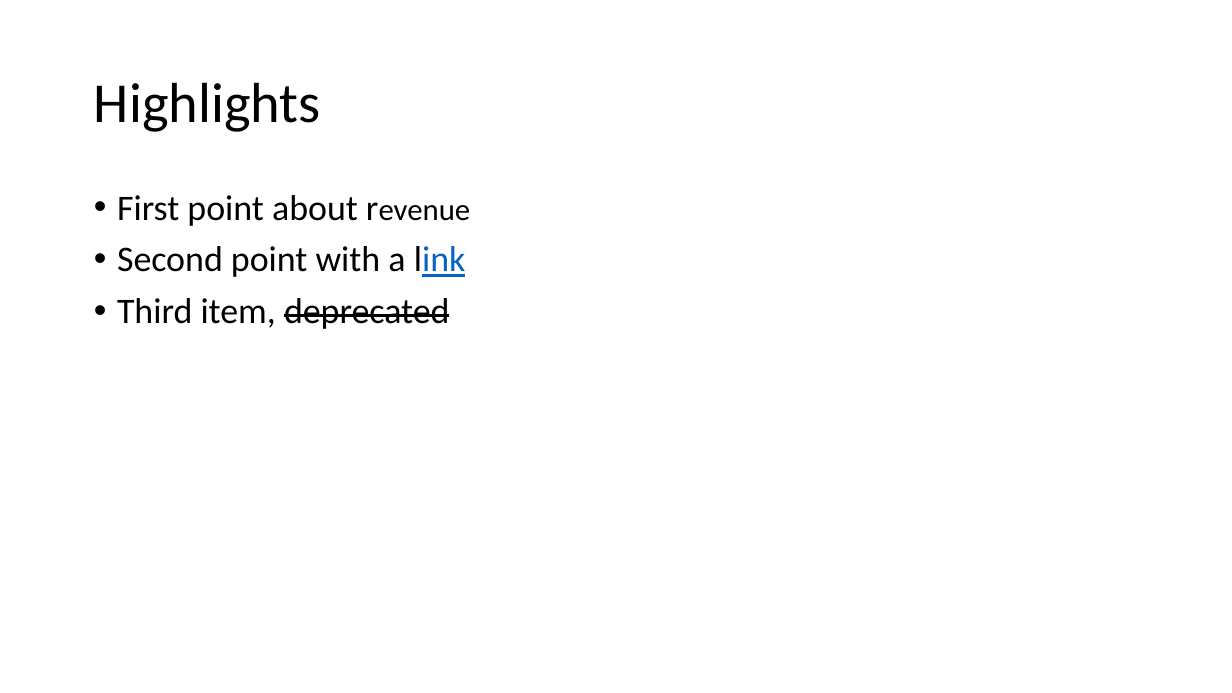
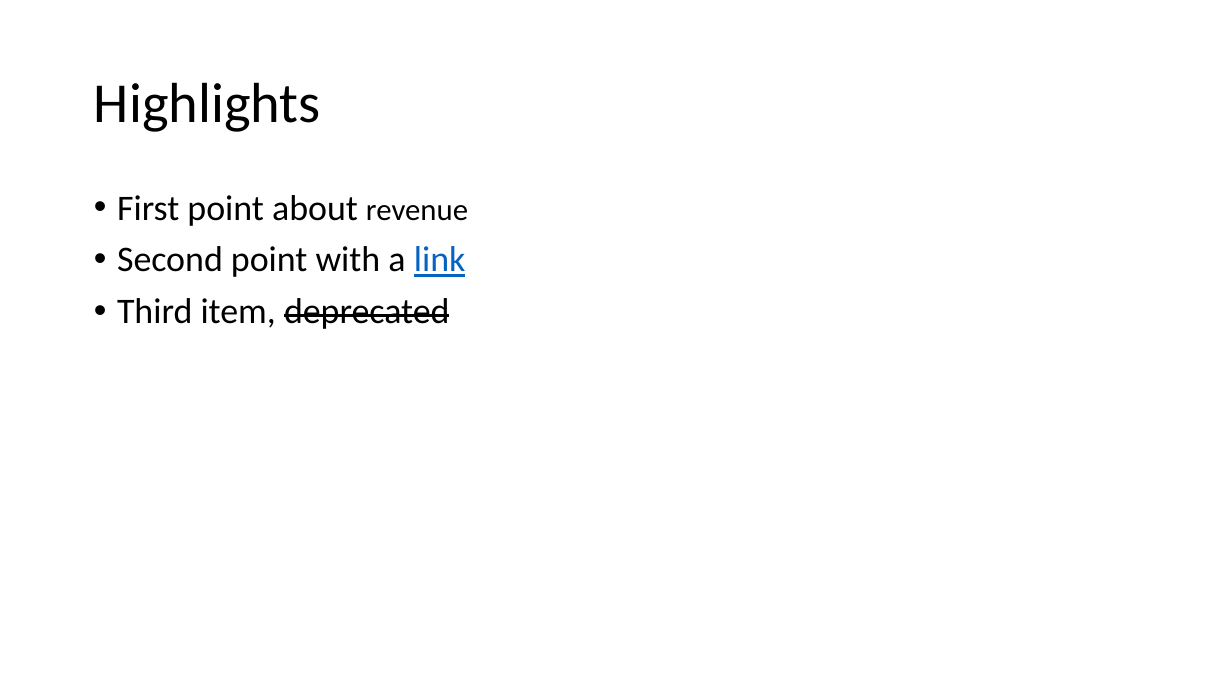
Before and after one commit to Knightwarrior911/Decko.ai, a slide deck: slide 2 of test_decks/text_v3.pptx. Drawn at 1232x693 pixels with LibreOffice and Linux fonts; fonts in the diff are those of the drawing. Boxes give left, top, right and bottom in pixels: in the first picture for what was removed or moved away, otherwise in the second. Text is boxed around its words. In the diff, an @@ line names an element or a change of style, - is before the commit and + after.

```diff
--- a/test_decks/text_v3.pptx
+++ b/test_decks/text_v3.pptx
@@ text at (117, 195, 468, 277): size 28 to 24 pt in "revenue"; text colour #000000 to #0563C1, underline on in "link" @@
```
Also in this commit, not shown: 2 other files.
